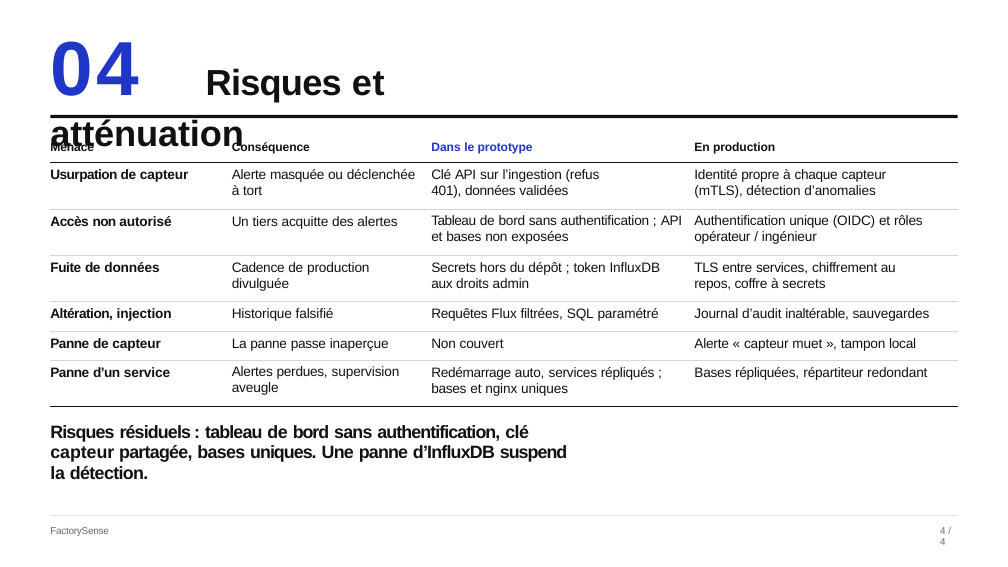
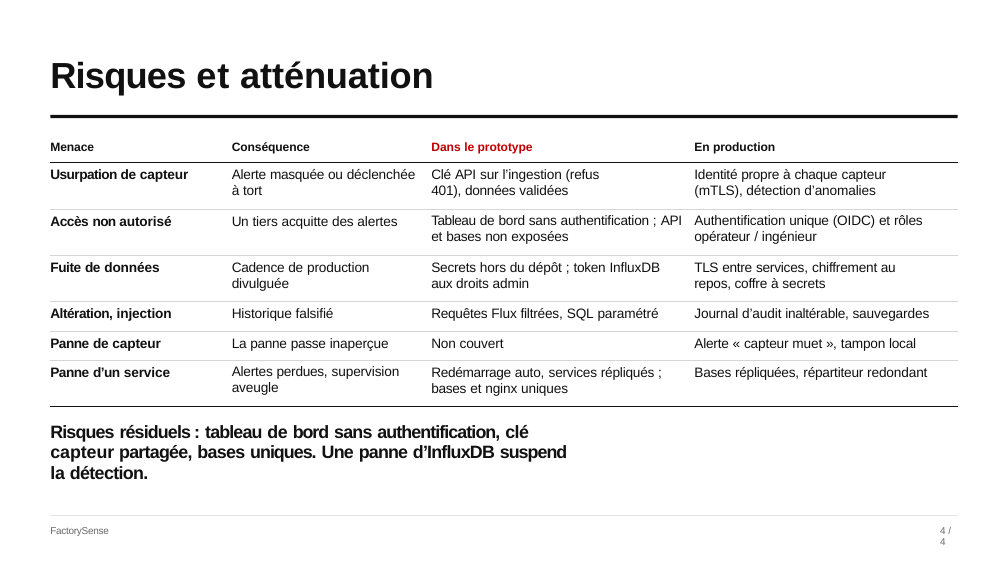
Before and after one commit to tVelard/FactorySense, a slide deck: slide 5 of presentation/slides.pptx. Drawn at 1008x567 pixels with LibreOffice and Linux fonts; fonts in the diff are those of the drawing. Boxes give left, top, right and bottom in pixels: in the first picture for what was removed or moved away, otherwise in the second. Text is boxed around its words. In the diff, an @@ line names an element or a change of style, - is before the commit and + after.

```diff
--- a/presentation/slides.pptx
+++ b/presentation/slides.pptx
@@ title at [50, 61, 434, 95]: text changed @@
-04 Risques et atténuation
+Risques et atténuation
@@ table at [51, 142, 958, 407] @@
@@ text colour #1F36C7 to #C00000 in "Dans le prototype" @@
```
Also in this commit, not shown: 4 other slides changed, 4 other files.
